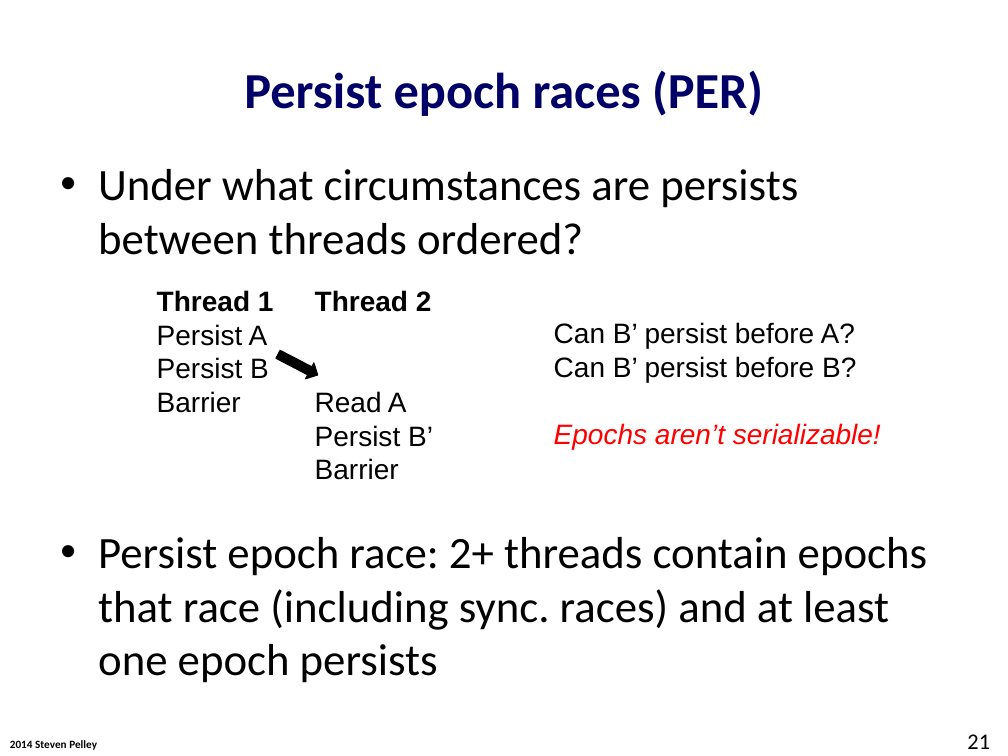
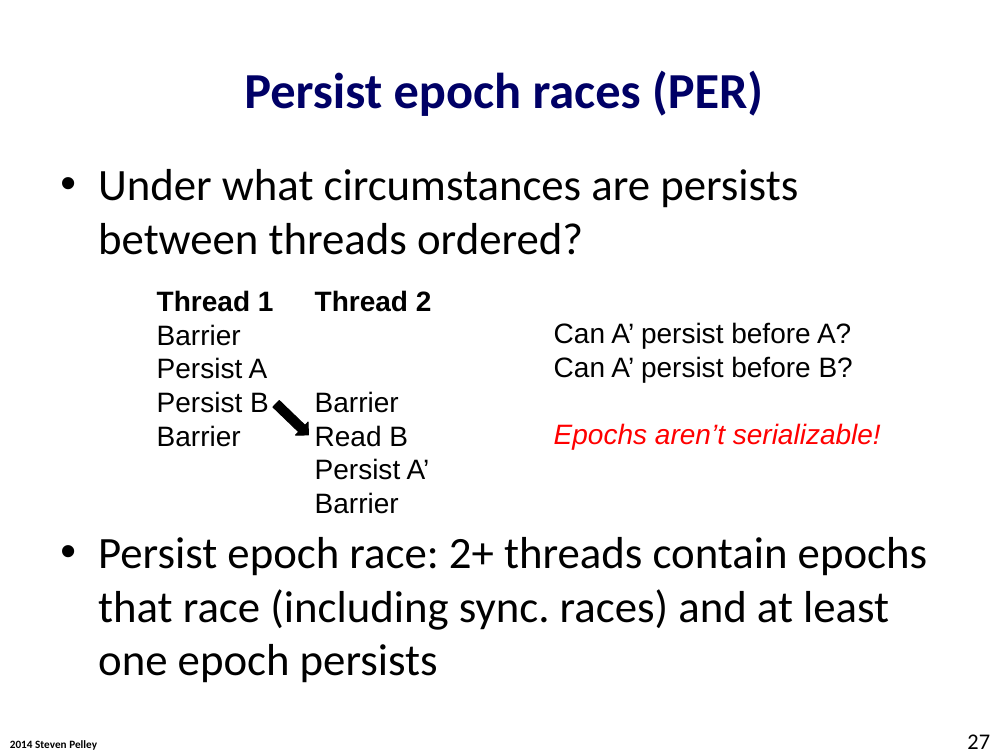
Before and after one commit to Abulila/dissertation, a slide deck: slide 27 of proposal/defense.pptx (slide 21 before the commit). Drawn at 1008x756 pixels with LibreOffice and Linux fonts; fonts in the diff are those of the drawing; background and template pictures are left out. Boxes give left, top, right and bottom in pixels: in the first picture for what was removed or moved away, otherwise in the second. Text is boxed around its words. In the diff, an @@ line names an element or a change of style, - is before the commit and + after.

Commit message:
defense.pptx: persistency definition and backup slides

```diff
--- a/proposal/defense.pptx
+++ b/proposal/defense.pptx
@@ text at [157, 324, 241, 346]: paragraph added @@
+Barrier
@@ text at [554, 322, 853, 382]: text changed @@
-Can B’ persist before A?
-Can B’ persist before B?
+Can A’ persist before A?
+Can A’ persist before B?
@@ right arrow at [270, 397, 315, 442]: rotation 27 to 44 degrees @@
@@ text at [315, 391, 433, 447]: paragraphs removed @@
-Read A
-Persist B’
@@ text at [315, 425, 430, 514]: paragraphs added @@
+Read B
+Persist A’
+Barrier
@@ page number at [967, 734, 990, 749]: text changed @@
-21
+27
```
Also in this commit, not shown: 15 other slides changed, 9 slides added.
